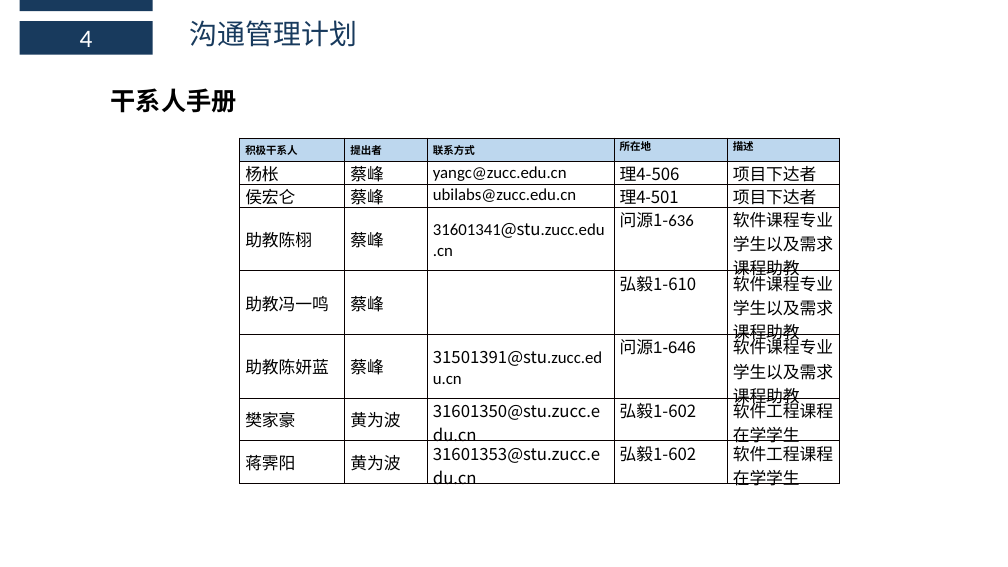
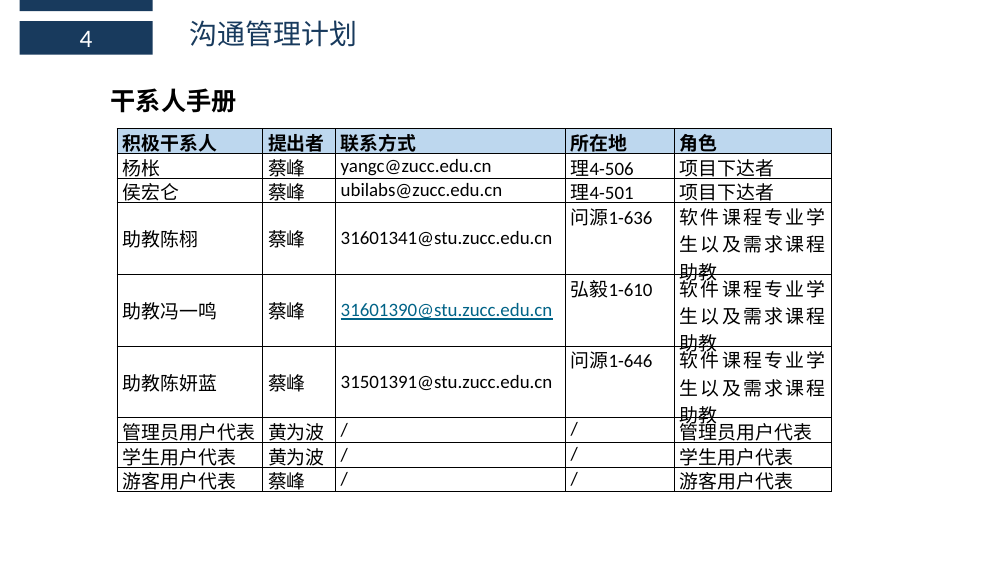
Before and after one commit to boboHh/AssistantTeaching, a slide deck: slide 11 of 受控文档/02-需求工程项目计划/PRD2018-G11-需求工程项目计划PPT.pptx. Drawn at 1008x567 pixels with LibreOffice and Linux fonts; fonts in the diff are those of the drawing. Boxes give left, top, right and bottom in pixels: in the first picture for what was removed or moved away, otherwise in the second. Text is boxed around its words. In the diff, an @@ line names an element or a change of style, - is before the commit and + after.

Commit message:
修改干系人手册及沟通管理计划

```diff
--- a/受控文档/02-需求工程项目计划/PRD2018-G11-需求工程项目计划PPT.pptx
+++ b/受控文档/02-需求工程项目计划/PRD2018-G11-需求工程项目计划PPT.pptx
@@ table at (117,129,831,496) @@
-row 1, column 5: 描述
+row 1, column 5: 角色
-row 5, column 3: 
+row 5, column 3: 31601390@stu.zucc.edu.cn
-row 7: 樊家豪 | 黄为波 | 31601350@stu.zucc.edu.cn | 弘毅1-602 | 软件工程课程在学学生
-row 8: 蒋霁阳 | 黄为波 | 31601353@stu.zucc.edu.cn | 弘毅1-602 | 软件工程课程在学学生
+row 7: 管理员用户代表 | 黄为波 | / | / | 管理员用户代表
+row 8: 学生用户代表 | 黄为波 | / | / | 学生用户代表
+row 9: 游客用户代表 | 蔡峰 | / | / | 游客用户代表
@@ table: place and size @@
-table at (240,138,839,535)
+table at (117,129,831,496)
```
Also in this commit, not shown: 1 other slide changed.
